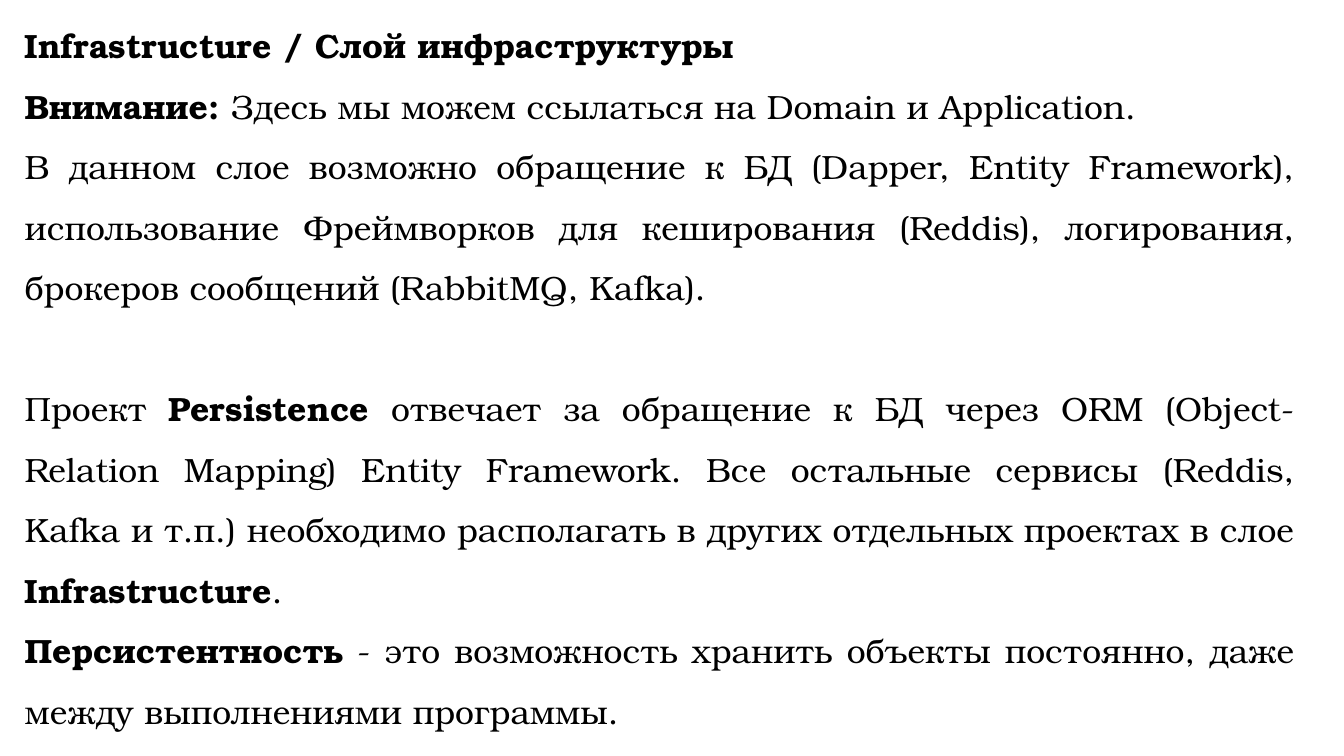
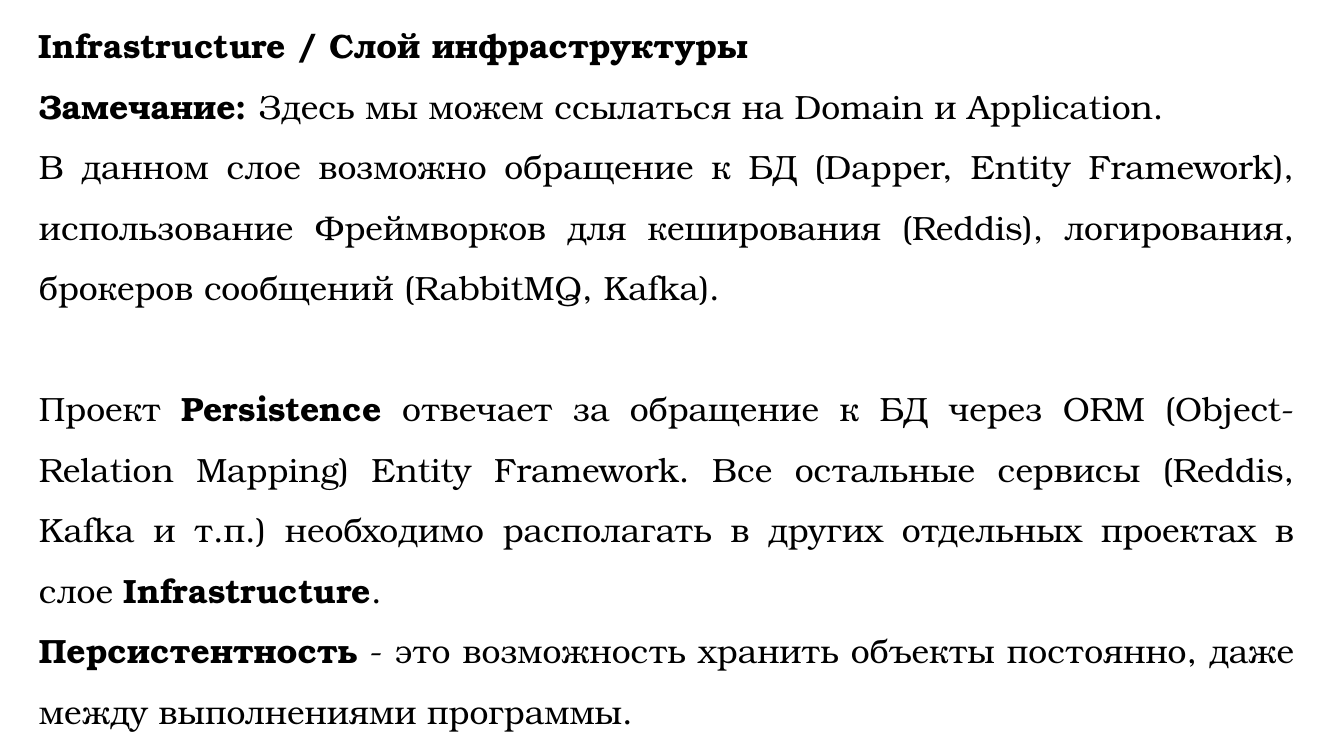
Before and after one commit to DaniilKlyukin/OOP-4, a slide deck: slide 23 of Лекции/ООП 1 лек 6.pptx. Drawn at 1344x756 pixels with LibreOffice and Linux fonts; fonts in the diff are those of the drawing. Boxes give left, top, right and bottom in pixels: in the first picture for what was removed or moved away, otherwise in the second. Text is boxed around its words. In the diff, an @@ line names an element or a change of style, - is before the commit and + after.

```diff
--- a/Лекции/ООП 1 лек 6.pptx
+++ b/Лекции/ООП 1 лек 6.pptx
@@ text "Infrastructure / Слой инфраструктуры" moved from (x1=25, y1=33, x2=1295, y2=732) to (x1=39, y1=33, x2=1295, y2=732) @@
@@ text at (x1=39, y1=95, x2=1163, y2=127): text changed @@
-Внимание: Здесь мы можем ссылаться на Domain и Application.
+Замечание: Здесь мы можем ссылаться на Domain и Application.
```
Also in this commit, not shown: 7 other slides changed, 8 other files.
